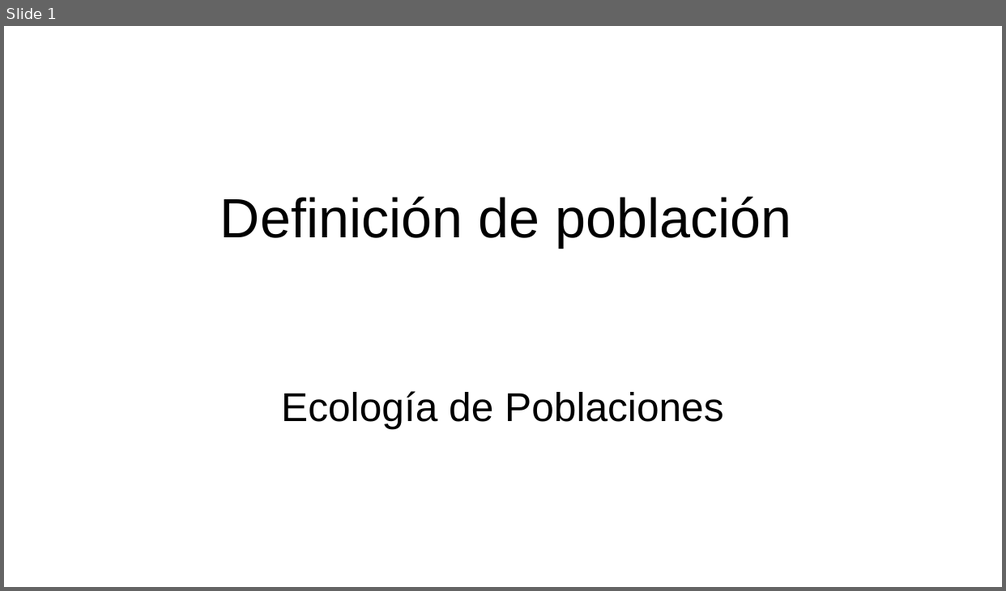
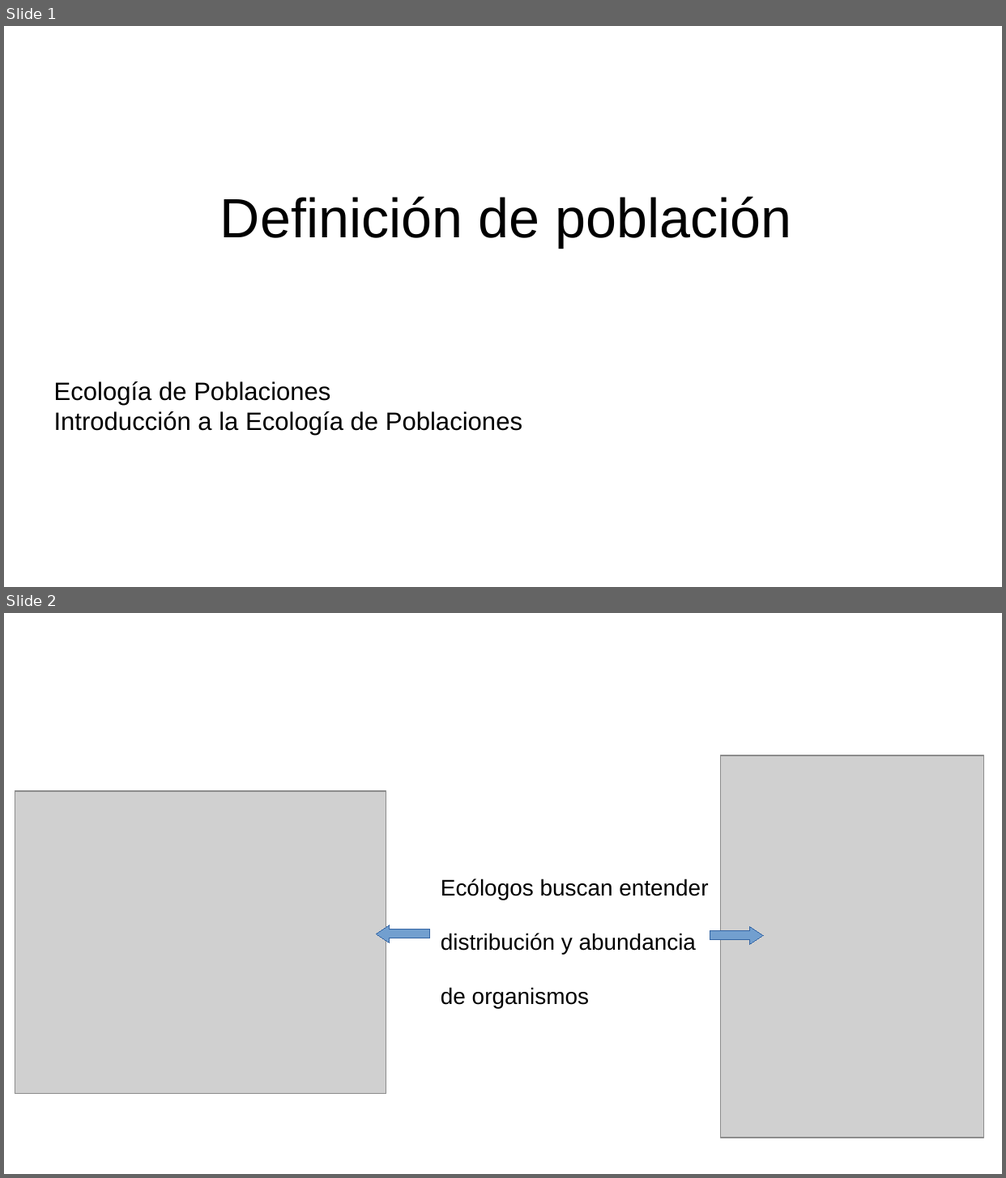
Before and after one commit to gerardommc/Ecologia-poblaciones, a slide deck: Unidad-1/Poblacion.odp. Shown one above the other, each under a label of ours: slide 1 before the commit, slides 1 and 2 after it. The pictures are 1006x591 and 1006x1178 pixels, drawn with LibreOffice and Linux fonts; fonts in the diff are those of the drawing; grey boxes stand for pictures. Boxes give left, top, right and bottom in pixels: in the first picture for what was removed or moved away, otherwise in the second. Text is boxed around its words. In the diff, an @@ line names an element or a change of style, - is before the commit and + after.

Commit message:
Poblaciones

```diff
--- a/Unidad-1/Poblacion.odp
+++ b/Unidad-1/Poblacion.odp
@@ slide 2 added at [4, 613, 1002, 1174], background #FFFFFF @@
@@ picture added at [720, 756, 984, 1137] @@
@@ picture added at [15, 791, 386, 1095] @@
@@ text added at [441, 879, 708, 1008], 18 pt, text #000000 @@
+Ecólogos buscan entender
+distribución y abundancia
+de organismos
@@ right arrow added at [376, 926, 429, 943], fill #729FCF, outline #3465A4 0 pt @@
@@ right arrow added at [710, 926, 764, 944], fill #729FCF, outline #3465A4 0 pt @@
@@ slide 1 changed as well @@
@@ subtitle at [54, 382, 330, 406]: size 32 to 20 pt in "Ecología de Poblaciones"; alignment centre to left @@
@@ subtitle at [54, 412, 522, 436]: paragraph added @@
+Introducción a la Ecología de Poblaciones
```
Also in this commit, not shown: 13 other slides added, 1 slide removed, 19 other files.
